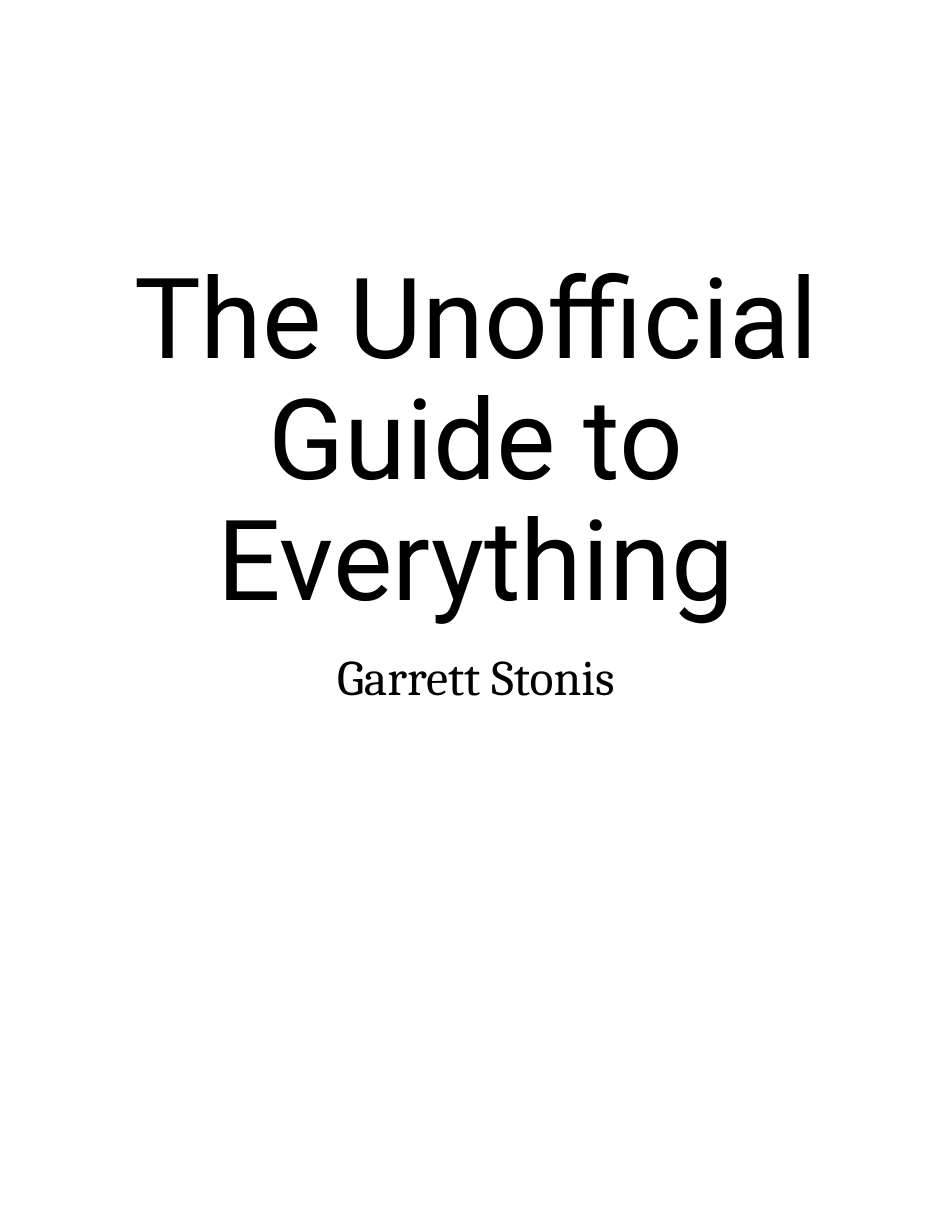
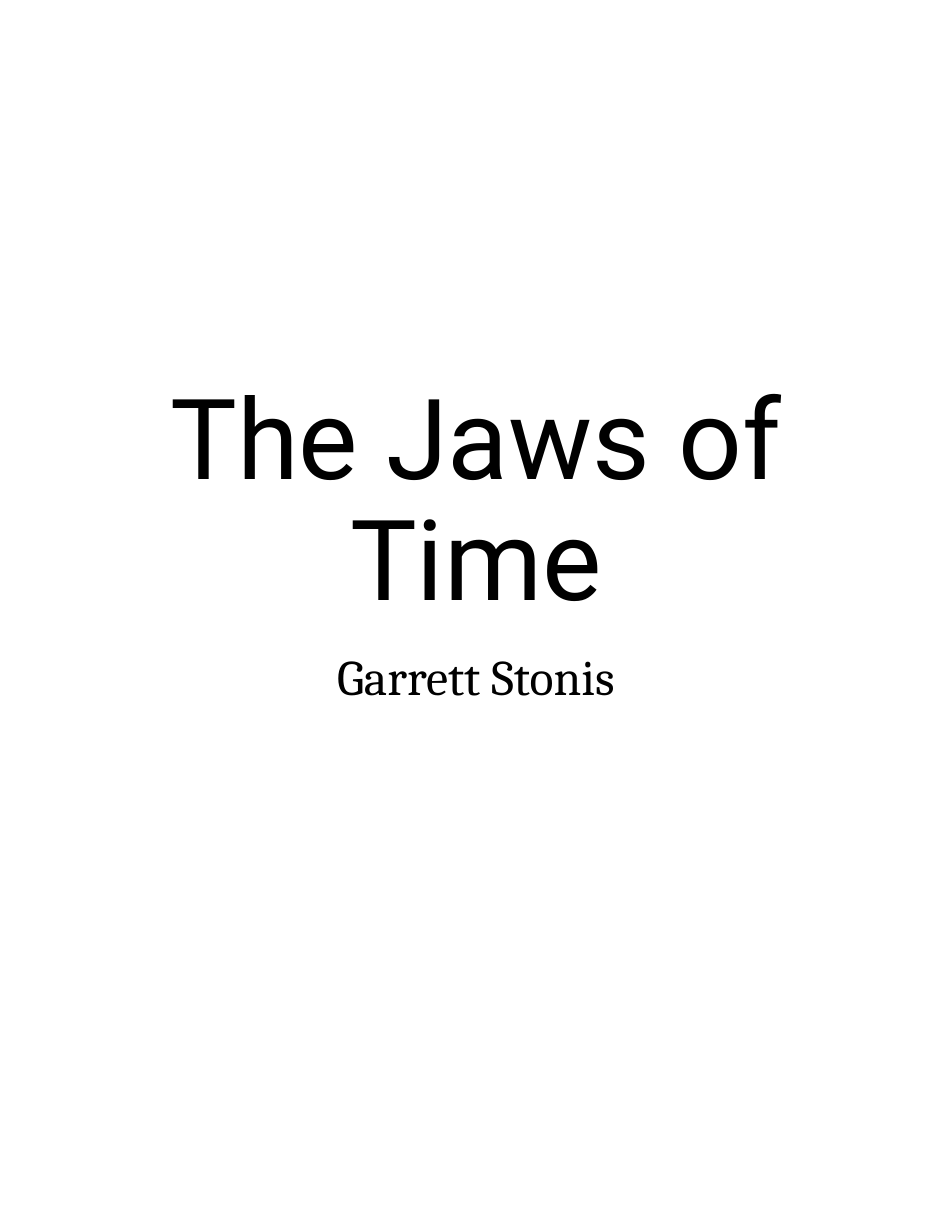
Before and after one commit to polic72/DnD-Stuff, a slide deck: slide 1 of The Jaws of Time.pptx. Drawn at 952x1232 pixels with LibreOffice and Linux fonts; fonts in the diff are those of the drawing; background and template pictures are left out. Boxes give left, top, right and bottom in pixels: in the first picture for what was removed or moved away, otherwise in the second. Text is boxed around its words. In the diff, an @@ line names an element or a change of style, - is before the commit and + after.

```diff
--- a/The Jaws of Time.pptx
+++ b/The Jaws of Time.pptx
@@ title at (171,394,781,601): text changed @@
-The Unofficial Guide to Everything
+The Jaws of Time
```
Also in this commit, not shown: 1 other slide changed.
